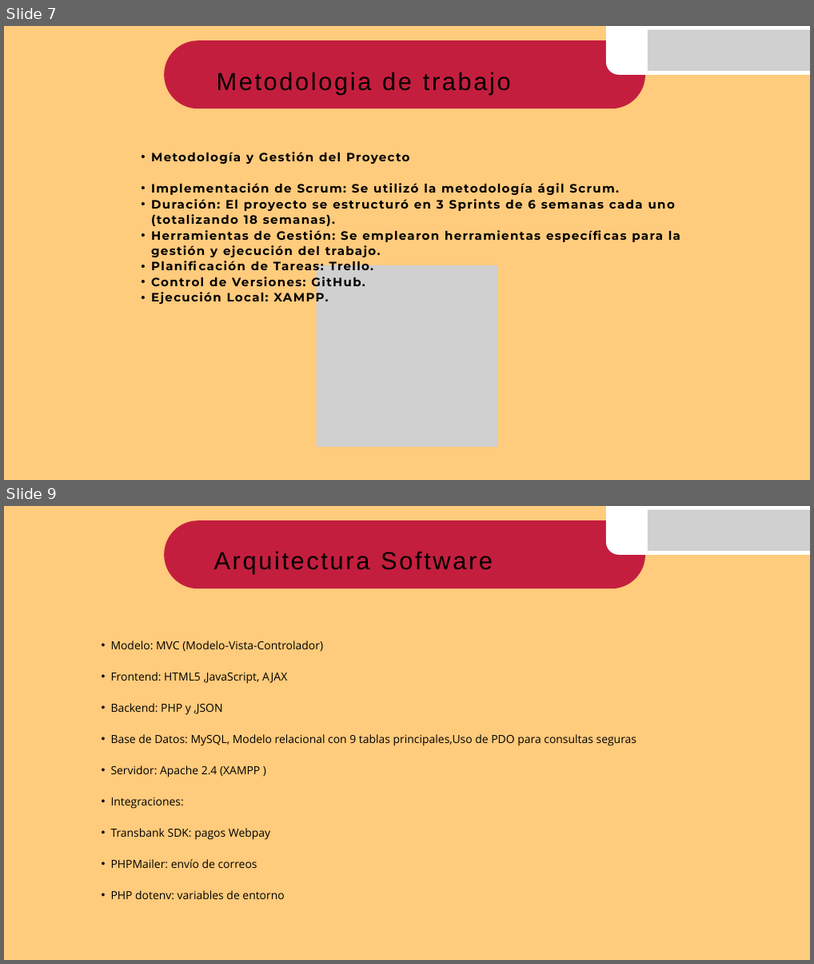
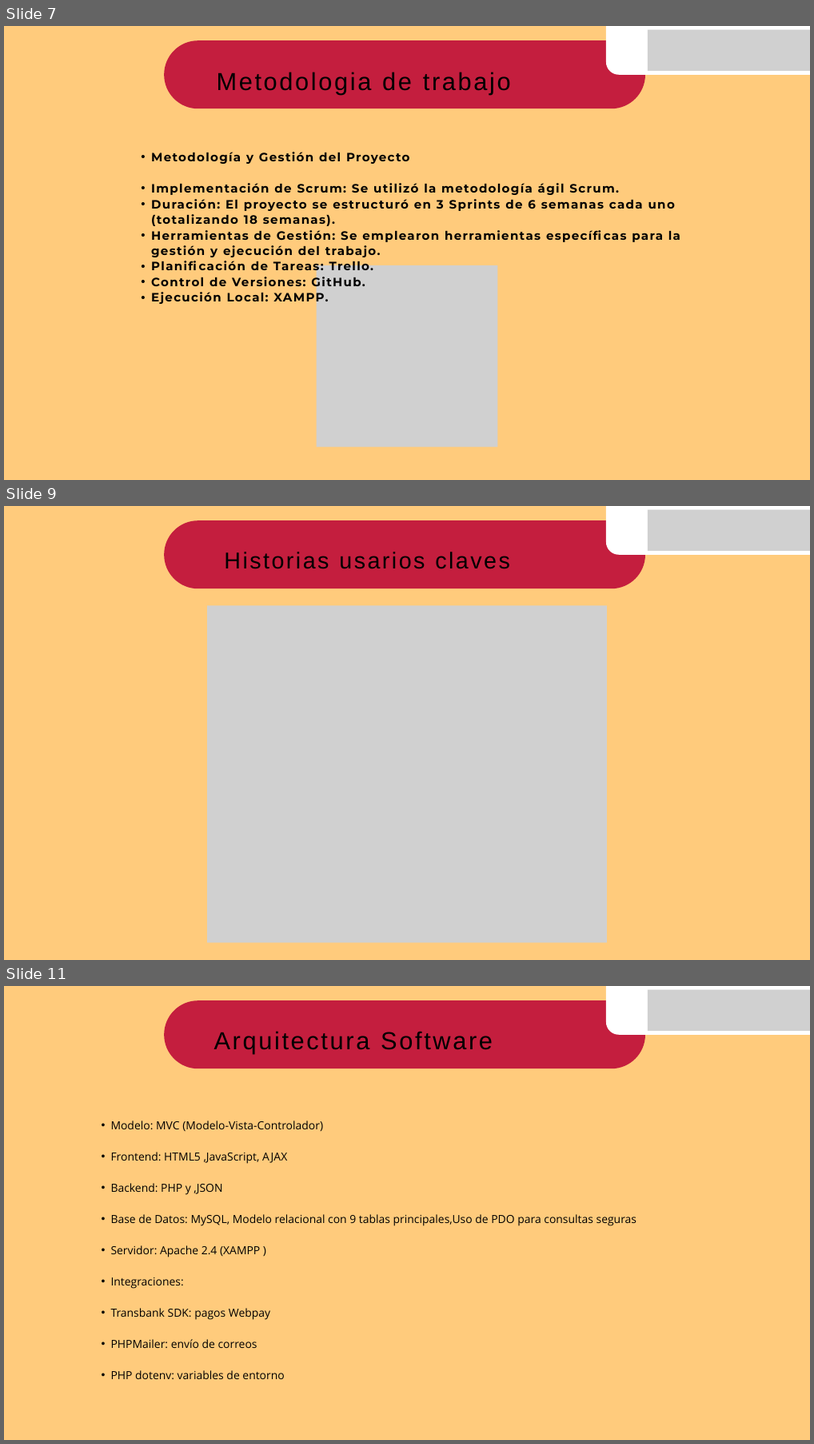
Before and after one commit to crlavin/Capstone_DulceOsadia, a slide deck: Fase 3/Evidencias Grupales/Presentacionfinal.pptx. Shown one above the other, each under a label of ours: slides 7 and 9 before the commit, slides 7, 9 and 11 after it; the slides between them are not shown. The pictures are 814x964 and 814x1444 pixels, drawn with LibreOffice and Linux fonts; fonts in the diff are those of the drawing; grey boxes stand for pictures; background and template pictures are left out. Boxes give left, top, right and bottom in pixels: in the first picture for what was removed or moved away, otherwise in the second. Text is boxed around its words. In the diff, an @@ line names an element or a change of style, - is before the commit and + after.

```diff
--- a/Fase 3/Evidencias Grupales/Presentacionfinal.pptx
+++ b/Fase 3/Evidencias Grupales/Presentacionfinal.pptx
@@ slide 9 added at (x1=4, y1=506, x2=810, y2=960), background picture (left out) @@
@@ freeform shape added at (x1=164, y1=520, x2=646, y2=588), fill #C41E3E @@
@@ freeform shape added at (x1=606, y1=506, x2=810, y2=555), fill #FFFFFF @@
@@ picture added at (x1=648, y1=510, x2=810, y2=551) @@
@@ text added at (x1=224, y1=552, x2=510, y2=569), 41 pt, text #000000 @@
+Historias usarios claves
@@ picture added at (x1=207, y1=605, x2=606, y2=942) @@
@@ what was slide 9 is now slide 11 @@
```
Also in this commit, not shown: 4 slides changed, 1 other slide added, 5 other files.
